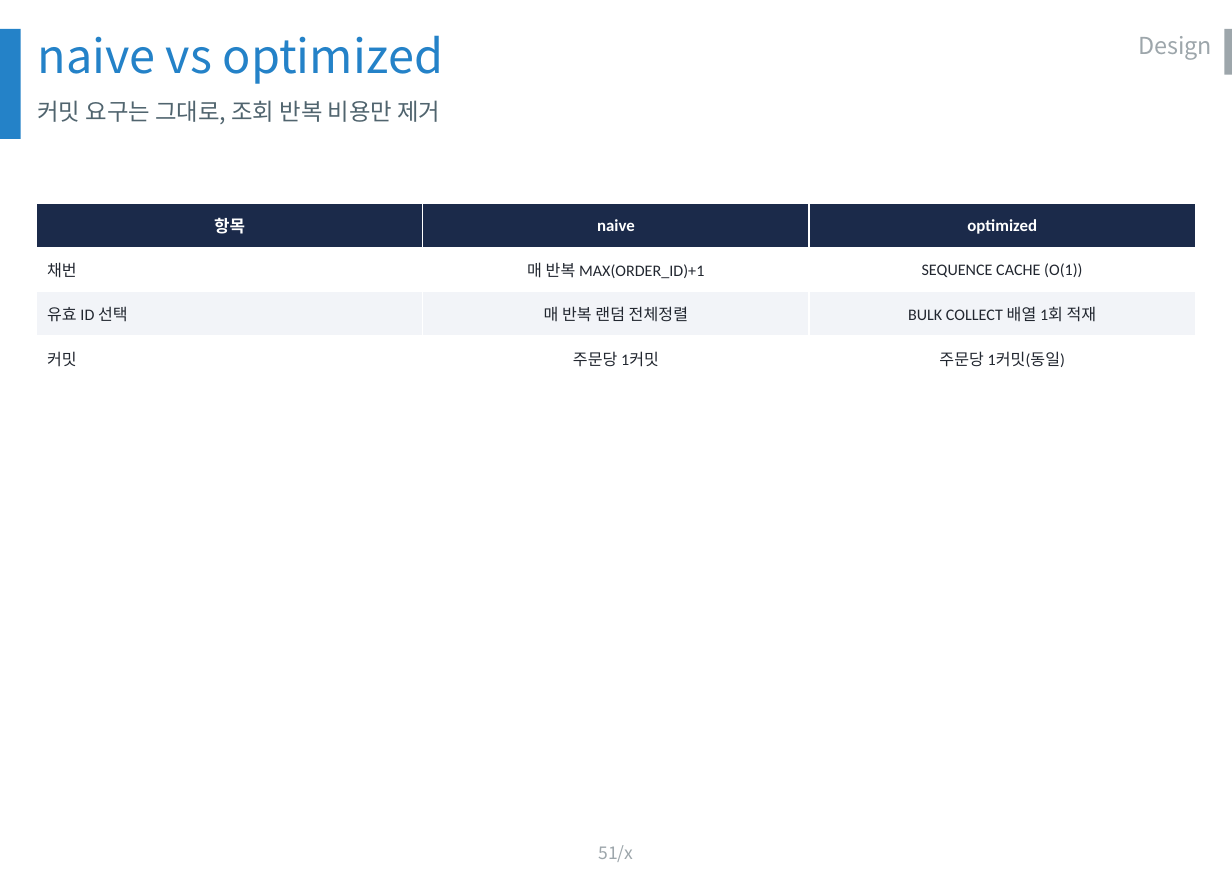
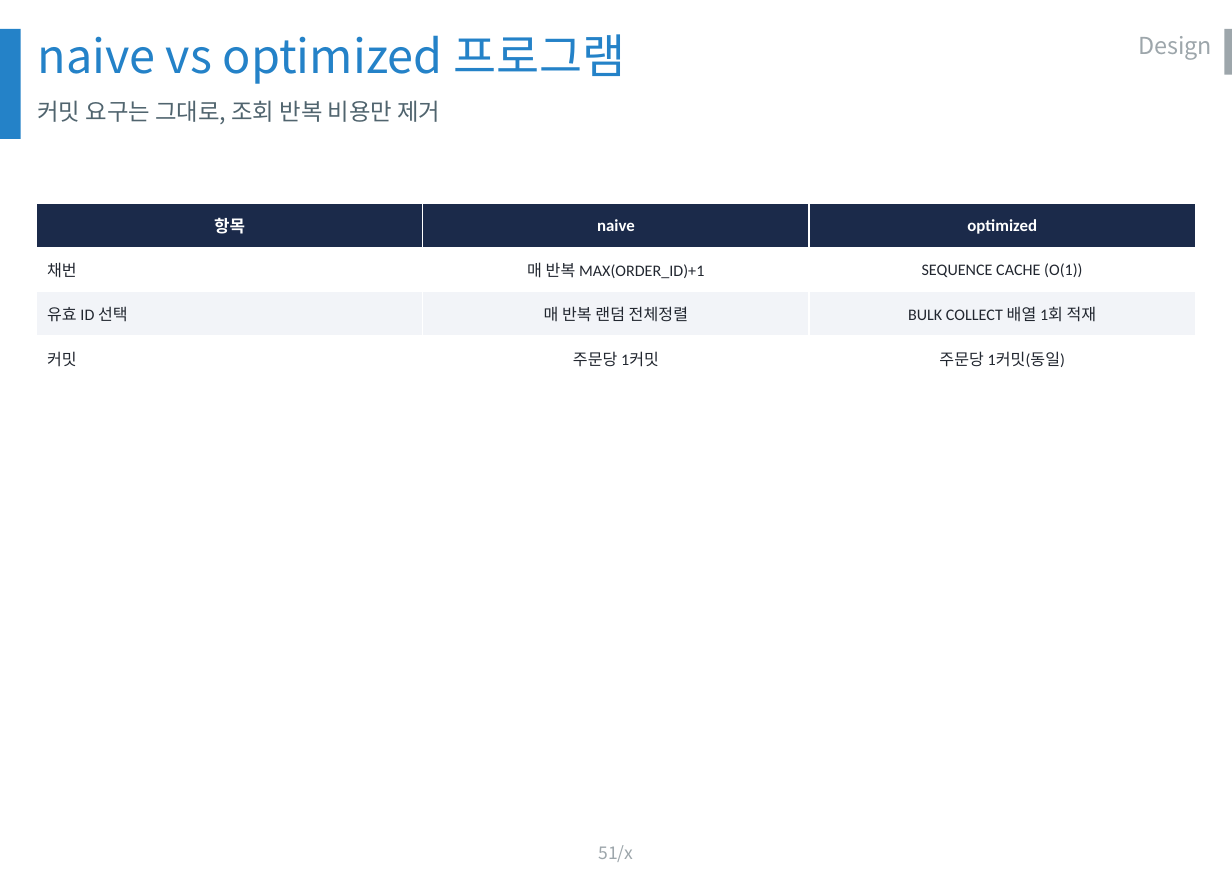
Before and after one commit to olmas70/slides, a slide deck: slide 51 of ppt/BO_DB운영_발표.pptx. Drawn at 1232x871 pixels with LibreOffice and Linux fonts; fonts in the diff are those of the drawing; background and template pictures are left out. Boxes give left, top, right and bottom in pixels: in the first picture for what was removed or moved away, otherwise in the second. Text is boxed around its words. In the diff, an @@ line names an element or a change of style, - is before the commit and + after.

```diff
--- a/ppt/BO_DB운영_발표.pptx
+++ b/ppt/BO_DB운영_발표.pptx
@@ text at <box>37,34,626,84</box>: text changed @@
-naive vs optimized
+naive vs optimized 프로그램
```
Also in this commit, not shown: 5 other slides changed, 2 slides added.
